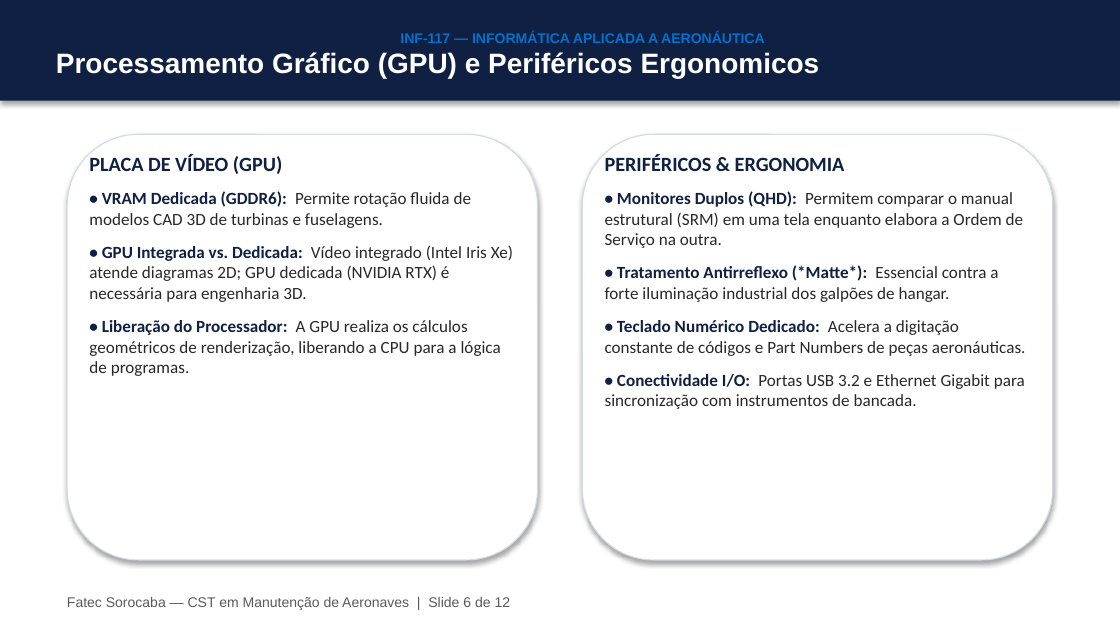
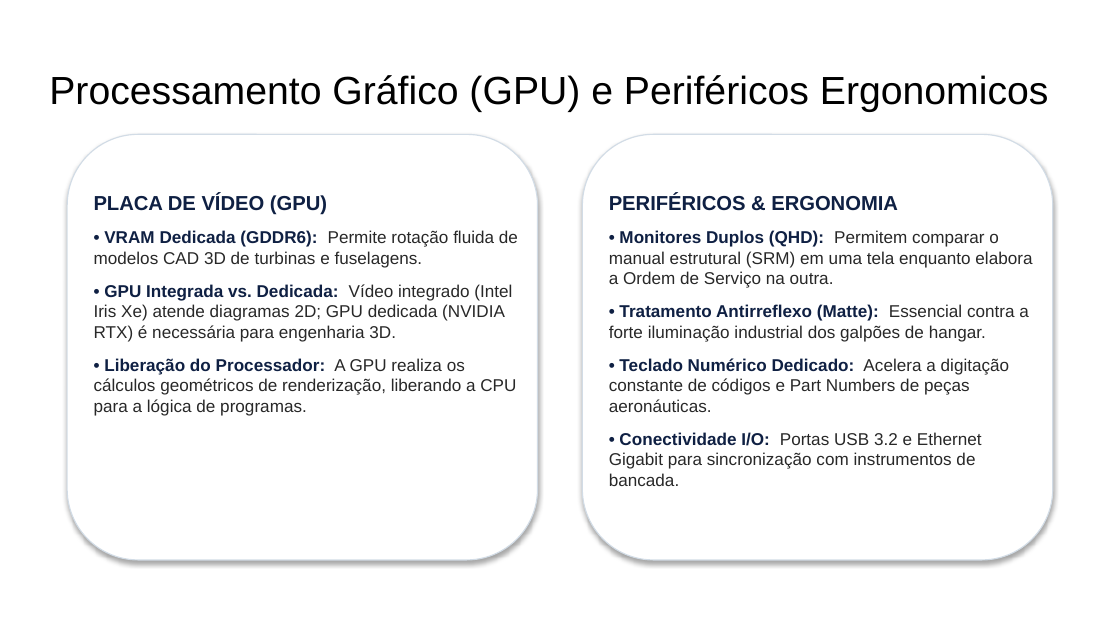
Before and after one commit to profAndreSouza/Material, a slide deck: slide 6 of Informática Aplicada a Aeronáutica/Slides/Slides_Aula_01_Hardware_e_Estacoes_de_Trabalho.pptx. Drawn at 1120x630 pixels with LibreOffice and Linux fonts; fonts in the diff are those of the drawing; background and template pictures are left out. Boxes give left, top, right and bottom in pixels: in the first picture for what was removed or moved away, otherwise in the second. Text is boxed around its words. In the diff, an @@ line names an element or a change of style, - is before the commit and + after.

```diff
--- a/Informática Aplicada a Aeronáutica/Slides/Slides_Aula_01_Hardware_e_Estacoes_de_Trabalho.pptx
+++ b/Informática Aplicada a Aeronáutica/Slides/Slides_Aula_01_Hardware_e_Estacoes_de_Trabalho.pptx
@@ title "Processamento Gráfico (GPU) e Periféricos ...": place and size @@
-title "Processamento Gráfico (GPU) e Periféricos ..." at (0,0,1120,101)
+title "Processamento Gráfico (GPU) e Periféricos ..." at (49,75,1049,112)
@@ title "Processamento Gráfico (GPU) e Periféricos ..." at (49,75,1049,112): size 18 to 25.2 pt, text colour #FFFFFF to #000000, bold off; vertical alignment middle to top; fill #0F2043 to none; shadow off @@
@@ title at (400,31,764,43): paragraph removed @@
-INF-117 — INFORMÁTICA APLICADA A AERONÁUTICA
@@ text "PLACA DE VÍDEO (GPU)": place and size @@
-text "PLACA DE VÍDEO (GPU)" at (89,154,513,376)
+text "PLACA DE VÍDEO (GPU)" at (94,194,518,416)
@@ text "PLACA DE VÍDEO (GPU)" at (94,194,518,416): font Calibri to Arial @@
@@ text "PERIFÉRICOS & ERGONOMIA": place and size @@
-text "PERIFÉRICOS & ERGONOMIA" at (605,154,1026,409)
+text "PERIFÉRICOS & ERGONOMIA" at (609,194,1032,486)
@@ text at (609,194,1032,486): font Calibri to Arial in "PERIFÉRICOS & ERGONOMIA", "• Monitores Duplos (QHD): Permitem comparar o ...", "• Teclado Numérico Dedicado: Acelera a digitação ...", "• Conectividade I/O: Portas USB 3.2 e ..." @@
@@ text at (609,304,1029,342): text changed; font Calibri to Arial @@
-• Tratamento Antirreflexo (*Matte*): Essencial contra a forte iluminação industrial dos galpões de hangar.
+• Tratamento Antirreflexo (Matte): Essencial contra a forte iluminação industrial dos galpões de hangar.
@@ text removed at (67,597,511,610) @@
-Fatec Sorocaba — CST em Manutenção de Aeronaves | Slide 6 de 12
```
Also in this commit, not shown: 10 other slides changed, 1 slide removed, 4 other files.
